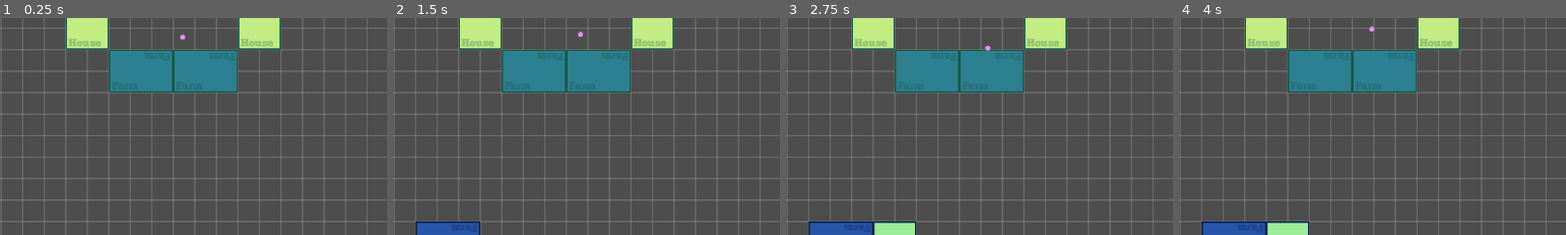
Above: before the commit, frames 1-4 (left to right).
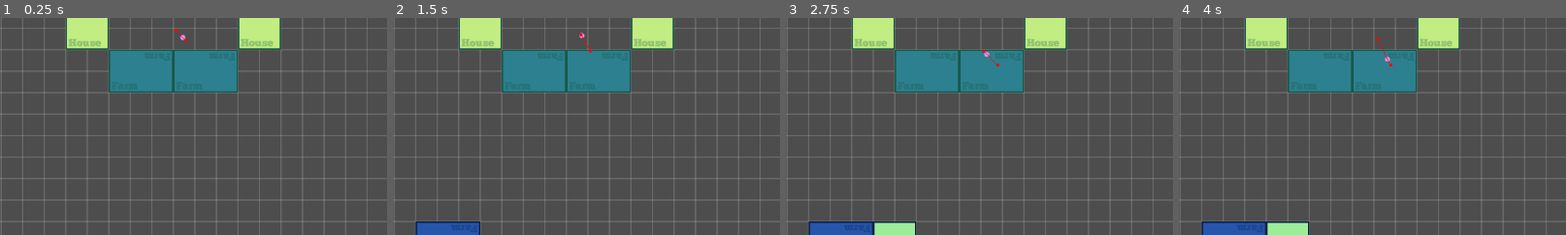
Above: after the commit, the same moments.

Repository: lacedon/western-town-sim
Game: Godot game, scene res://src/screens/game/game.tscn
Two runs of this game, one before a commit and one after it. Both use one fixed random seed, a clock stepped at 60 frames per second and the inputs below.
Inputs:
- Up to frame 1 (0.25 s): no input
- Up to frame 2 (1.5 s): click "Farm" at 0.5 s; click "Food Storage" at 1.25 s
- Up to frame 3 (2.75 s): click "House" at 2 s
- Up to frame 4 (4 s): click "Road" at 2.75 s; click "Farm" at 3.5 s
The pictures show only the part of the screen within x 3-53%, y 42-92%; the shares and areas given below are measured in that part.

The runs differ from the first frame. In frame 1, less than 0.1% of the frame differs, in the area x 45-49%, y 4-12%; in frame 2, less than 0.1%; in frame 3, 0.1%; in frame 4, 0.1%, in the area x 49-56%, y 3-23%.

Commit message:
Add working with base navigation server

Diff:
--- a/src/components/building/building.gd
+++ b/src/components/building/building.gd
@@ -1,8 +1,11 @@
+@tool
+
 extends Node2D
 
 class_name BuildingNode
 
 signal areaEnteredExited
+signal add_environment_obstacle(size: Vector2i, position: Vector2)
 
 const BuildingScene = preload('./building.tscn')
 
@@ -84,6 +87,9 @@
   mode = newMode
   updateColoring()
 
+  if mode == BuildingMode.placed:
+    add_environment_obstacle.emit(building.size, position)
+
 func updateColoring() -> void:
   match mode:
     BuildingMode.planing:
--- /dev/null
+++ b/src/components/navigation/navigation.gd
@@ -0,0 +1,100 @@
+extends Node2D
+
+const events = preload('res://src/constants/events.gd')
+
+@export var size: Vector2i = Vector2i.ZERO
+@export var position_offset: Vector2 = Vector2.ZERO
+
+@onready var navigationRegion: NavigationRegion2D = $NavigationRegion2D
+
+var _obstacles: Array[Vector4] = []
+var navigation_mesh: NavigationPolygon
+var source_geometry : NavigationMeshSourceGeometryData2D
+var callback_baking : Callable
+var region_rid: RID
+var map_rid: RID
+
+func _ready() -> void:
+  EventEmitter.addListener(events.ADD_ENVIRONMENT_OBSTACLE, self._on_add_environment_obstacle)
+  EventEmitter.addListener(events.REMOVE_ENVIRONMENT_OBSTACLE, self._on_remove_environment_obstacle)
+
+  map_rid = _create_map()
+  region_rid = _create_region(map_rid)
+  source_geometry = _create_source_geometry()
+  navigation_mesh = _create_region_mesh()
+  callback_baking = on_baking_done
+
+  parse_source_geometry.call_deferred()
+
+  # NavigationServer2D.bake_from_source_geometry_data(NavigationPolygon
+
+func _exit_tree() -> void:
+  EventEmitter.removeListener(events.ADD_ENVIRONMENT_OBSTACLE, self._on_add_environment_obstacle)
+  EventEmitter.removeListener(events.REMOVE_ENVIRONMENT_OBSTACLE, self._on_remove_environment_obstacle)
+
+func _create_map() -> RID:
+  return get_world_2d().get_navigation_map()
+
+func _create_region(map: RID) -> RID:
+  var region: RID = NavigationServer2D.region_create()
+  NavigationServer2D.region_set_enabled(region, true)
+  NavigationServer2D.region_set_map(region, map)
+  return region
+
+func _create_source_geometry() -> NavigationMeshSourceGeometryData2D:
+  var new_source_geometry: NavigationMeshSourceGeometryData2D = NavigationMeshSourceGeometryData2D.new()
+
+  return new_source_geometry
+
+func parse_source_geometry() -> void:
+  source_geometry.clear()
+  var root_node: Node2D = self
+
+  # Parse the obstruction outlines from all child nodes of the root node by default.
+  NavigationServer2D.parse_source_geometry_data(
+    navigation_mesh,
+    source_geometry,
+    root_node,
+    rebake_navigation,
+  )
+
+func _create_region_mesh() -> NavigationPolygon:
+  var new_navigation_mesh: = NavigationPolygon.new()
+  new_navigation_mesh.agent_radius = 4
+
+  # NavigationServer2D.region_set_navigation_polygon(region_rid, new_navigation_mesh)
+  # NavigationServer2D.bake_from_source_geometry_data(new_navigation_mesh, source_geometry);
+
+  return new_navigation_mesh
+
+func rebake_navigation() -> void:
+  # If we did not parse a TileMap with navigation mesh cells we may now only
+  # have obstruction outlines so add at least one traversable outline
+  # so the obstructions outlines have something to "cut" into.
+  source_geometry.add_traversable_outline(PackedVector2Array([
+    Vector2(0, 0),
+    Vector2(0, GameConfig.startNavigationRegionSize.y),
+    Vector2(GameConfig.startNavigationRegionSize.x, GameConfig.startNavigationRegionSize.y),
+    Vector2(GameConfig.startNavigationRegionSize.x, 0)
+  ]))
+
+  # Bake the navigation mesh on a thread with the source geometry data.
+  NavigationServer2D.bake_from_source_geometry_data_async(
+    navigation_mesh,
+    source_geometry,
+    callback_baking
+  )
+
+func on_baking_done() -> void:
+  # Update the region with the updated navigation mesh.
+  NavigationServer2D.region_set_navigation_polygon(region_rid, navigation_mesh)
+
+func _on_add_environment_obstacle(obstacle_size: Vector2i, obstacle_position: Vector2) -> void:
+  _obstacles.append(Vector4(obstacle_position.x, obstacle_position.y, obstacle_size.x, obstacle_size.y))
+
+  rebake_navigation()
+
+func _on_remove_environment_obstacle(obstacle_size: Vector2i, obstacle_position: Vector2) -> void:
+  _obstacles.erase(Vector4(obstacle_position.x, obstacle_position.y, obstacle_size.x, obstacle_size.y))
+
+  rebake_navigation()
--- /dev/null
+++ b/src/components/navigation/navigation.tscn
@@ -0,0 +1,11 @@
+[gd_scene format=3 uid="uid://c05ofa1jope1o"]
+
+[ext_resource type="Script" uid="uid://b45xcnjhsxd8t" path="res://src/components/navigation/navigation.gd" id="1_ldmo7"]
+
+[sub_resource type="NavigationPolygon" id="NavigationPolygon_hbphy"]
+
+[node name="Navigation" type="Node2D" unique_id=201039558]
+script = ExtResource("1_ldmo7")
+
+[node name="NavigationRegion2D" type="NavigationRegion2D" parent="." unique_id=14557153]
+navigation_polygon = SubResource("NavigationPolygon_hbphy")
--- a/src/components/unit/unit.gd
+++ b/src/components/unit/unit.gd
@@ -1,11 +1,14 @@
 extends Node2D
 
 class_name UnitNode
+
+const maxTriesToFindPosition: int = 10
 
 @export var unit: RUnit = null
 
 @onready var sprite: Sprite2D = $Sprite2D
 @onready var raycast: RayCast2D = $RayCast2D
+@onready var navigation_agent: NavigationAgent2D = $NavigationAgent2D
 
 var _target_position: Vector2 = Vector2.ZERO
 var _is_moving: bool = false
@@ -16,9 +19,12 @@
   sprite.texture = unit.texture
   set_random_target_within_radius()
 
-func _process(delta: float) -> void:
+func _process(_delta: float) -> void:
+  raycast.target_position = to_local(_target_position)
+
+func _physics_process(delta: float) -> void:
   if _is_moving: move_to_target(delta)
-  raycast.target_position = to_local(_target_position)
+  else: set_random_target_within_radius()
 
 func _generate_random_target_position() -> Vector2:
   return position + Vector2(
@@ -27,23 +33,27 @@
   )
 
 func set_random_target_within_radius() -> void:
-  var is_position_invalid: bool = true
-  while is_position_invalid:
+  _is_moving = false
+  var tries: int = 0
+  while tries < maxTriesToFindPosition:
+    tries += 1
     var random_position: Vector2 = _generate_random_target_position()
-    raycast.target_position = to_local(random_position)
-    raycast.force_raycast_update()
+    navigation_agent.target_position = random_position
 
-    is_position_invalid = raycast.is_colliding()
-    if !is_position_invalid: set_target_position(random_position)
+    # if navigation_agent.is_target_reachable():
+    set_target_position(random_position)
+    return
 
 func set_target_position(target_position: Vector2) -> void:
   _target_position = target_position
+  navigation_agent.target_position = target_position
   _is_moving = true
 
 func move_to_target(delta: float) -> void:
-  position = position.move_toward(_target_position, unit.speed * delta)
-  var difference: float = position.distance_to(_target_position)
+  var next_path_position: = navigation_agent.get_next_path_position()
 
-  if difference < 1.0:
+  position = position.move_toward(next_path_position, unit.speed * delta)
+
+  if navigation_agent.is_navigation_finished():
     position = _target_position
     set_random_target_within_radius()
--- a/src/components/unit/unit.tscn
+++ b/src/components/unit/unit.tscn
@@ -22,4 +22,9 @@
 shape = SubResource("CircleShape2D_tkng7")
 
 [node name="NavigationAgent2D" type="NavigationAgent2D" parent="."]
-avoidance_enabled = true
+path_desired_distance = 2.0
+target_desired_distance = 2.0
+simplify_path = true
+radius = 2.0
+neighbor_distance = 100.0
+debug_enabled = true
--- a/src/constants/events.gd
+++ b/src/constants/events.gd
@@ -1,3 +1,5 @@
 const START_BUILDING = 'start_building'
 const UPDATE_RESOURCE = 'update_resource'
 const UPDATE_RESOURCE_MAX = 'update_resource_max'
+const ADD_ENVIRONMENT_OBSTACLE = 'add_environment_obstacle'
+const REMOVE_ENVIRONMENT_OBSTACLE = 'remove_environment_obstacle'
--- a/src/global/game-config.gd
+++ b/src/global/game-config.gd
@@ -1,3 +1,5 @@
 extends Node
 
 @export var tileSize: Vector2i = Vector2i(32, 32)
+
+@export var startNavigationRegionSize: Vector2i = Vector2i(500, 500)
--- a/src/screens/game/game.tscn
+++ b/src/screens/game/game.tscn
@@ -8,50 +8,53 @@
 [ext_resource type="PackedScene" uid="uid://cxkurqrmxefm0" path="res://src/components/grid/grid.tscn" id="3_qmidl"]
 [ext_resource type="Resource" uid="uid://b8gben7m8bk1f" path="res://resources/resources/units/citizen.tres" id="3_wd2ea"]
 [ext_resource type="Resource" uid="uid://dcw4ejp70128k" path="res://resources/resources/buildings/house.tres" id="4_brlkd"]
+[ext_resource type="PackedScene" uid="uid://c05ofa1jope1o" path="res://src/components/navigation/navigation.tscn" id="5_ia08b"]
 
-[node name="Game" type="Node2D"]
+[node name="Game" type="Node2D" unique_id=1018720308]
 
-[node name="Camera2D" type="Camera2D" parent="."]
+[node name="Camera2D" type="Camera2D" parent="." unique_id=1699835985]
 anchor_mode = 0
 
-[node name="Grid" parent="." instance=ExtResource("3_qmidl")]
+[node name="Navigation" parent="Camera2D" unique_id=201039558 instance=ExtResource("5_ia08b")]
 
-[node name="Buildings" type="Node2D" parent="."]
+[node name="Grid" parent="." unique_id=2004956744 instance=ExtResource("3_qmidl")]
 
-[node name="Building" parent="Buildings" instance=ExtResource("2_cts34")]
+[node name="Buildings" type="Node2D" parent="." unique_id=254553398]
+
+[node name="Building" parent="Buildings" unique_id=2014447708 instance=ExtResource("2_cts34")]
 position = Vector2(336, 224)
 building = ExtResource("3_brlkd")
 
-[node name="Building2" parent="Buildings" instance=ExtResource("2_cts34")]
+[node name="Building2" parent="Buildings" unique_id=1711132683 instance=ExtResource("2_cts34")]
 position = Vector2(240, 224)
 building = ExtResource("3_brlkd")
 
-[node name="Building3" parent="Buildings" instance=ExtResource("2_cts34")]
+[node name="Building3" parent="Buildings" unique_id=1689777698 instance=ExtResource("2_cts34")]
 position = Vector2(416, 288)
 building = ExtResource("4_brlkd")
 
-[node name="Building4" parent="Buildings" instance=ExtResource("2_cts34")]
+[node name="Building4" parent="Buildings" unique_id=759877871 instance=ExtResource("2_cts34")]
 position = Vector2(160, 288)
 building = ExtResource("4_brlkd")
 
-[node name="Building5" parent="Buildings" instance=ExtResource("2_cts34")]
+[node name="Building5" parent="Buildings" unique_id=809691596 instance=ExtResource("2_cts34")]
 position = Vector2(336, 352)
 building = ExtResource("3_brlkd")
 
-[node name="Building6" parent="Buildings" instance=ExtResource("2_cts34")]
+[node name="Building6" parent="Buildings" unique_id=668414985 instance=ExtResource("2_cts34")]
 position = Vector2(240, 352)
 building = ExtResource("3_brlkd")
 
-[node name="Units" type="Node2D" parent="."]
+[node name="Units" type="Node2D" parent="." unique_id=449497547]
 
-[node name="Unit" parent="Units" instance=ExtResource("2_osde3")]
+[node name="Unit" parent="Units" unique_id=1511295046 instance=ExtResource("2_osde3")]
 position = Vector2(306, 306)
 unit = ExtResource("3_wd2ea")
 
-[node name="Builder" parent="." node_paths=PackedStringArray("buildingContainer") instance=ExtResource("1_sjmr0")]
+[node name="Builder" parent="." unique_id=246145107 node_paths=PackedStringArray("buildingContainer") instance=ExtResource("1_sjmr0")]
 visible = false
 buildingContainer = NodePath("../Buildings")
 
-[node name="CanvasLayer" type="CanvasLayer" parent="."]
+[node name="CanvasLayer" type="CanvasLayer" parent="." unique_id=1340560908]
 
-[node name="GameUI" parent="CanvasLayer" instance=ExtResource("1_eyx8b")]
+[node name="GameUI" parent="CanvasLayer" unique_id=47893454 instance=ExtResource("1_eyx8b")]
Not shown: 1 places in resources/resources/building-functions/food-farm.tres that only renumber resources
Not shown: 1 places in resources/resources/building-functions/food-storage.tres that only renumber resources
Not shown, added: src/components/navigation/navigation.gd.uid
Not shown: 1 places in src/screens/game/game.tscn that only renumber resources
